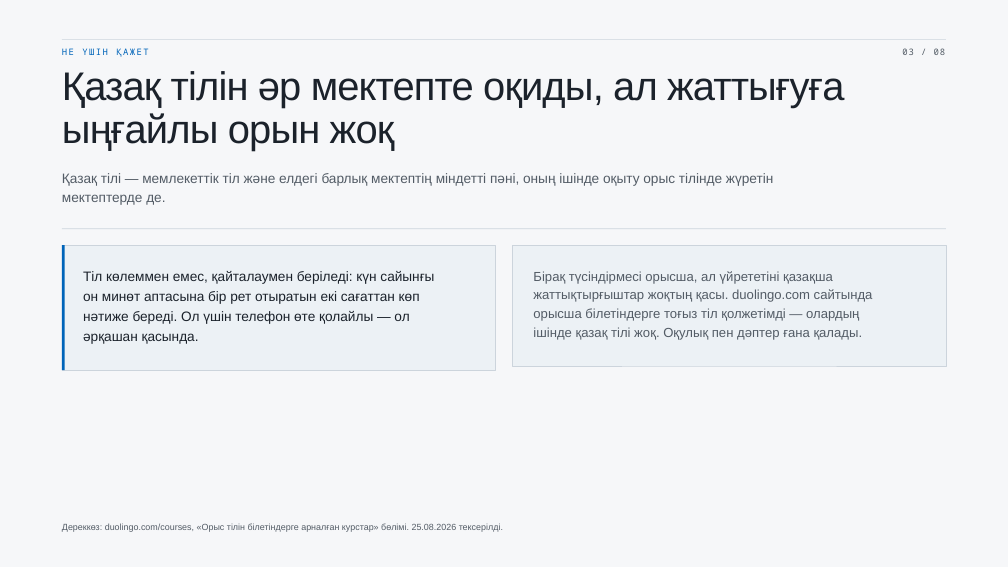
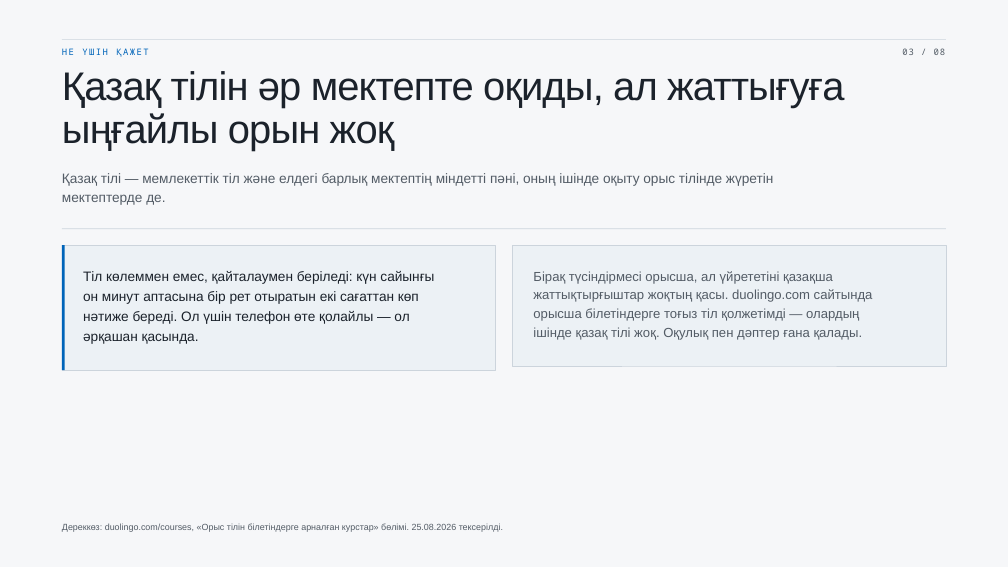
Before and after one commit to s-chaikovskiy/grammarquest-web, a slide deck: slide 3 of презентация/Тілашар-қорғау.pptx. Drawn at 1008x567 pixels with LibreOffice and Linux fonts; fonts in the diff are those of the drawing. Boxes give left, top, right and bottom in pixels: in the first picture for what was removed or moved away, otherwise in the second. Text is boxed around its words. In the diff, an @@ line names an element or a change of style, - is before the commit and + after.

```diff
--- a/презентация/Тілашар-қорғау.pptx
+++ b/презентация/Тілашар-қорғау.pptx
@@ text at (83, 291, 419, 304): text changed @@
-он минөт аптасына бір рет отыратын екі сағаттан көп
+он минут аптасына бір рет отыратын екі сағаттан көп
```
Also in this commit, not shown: 1 other slide changed, 12 other files.
